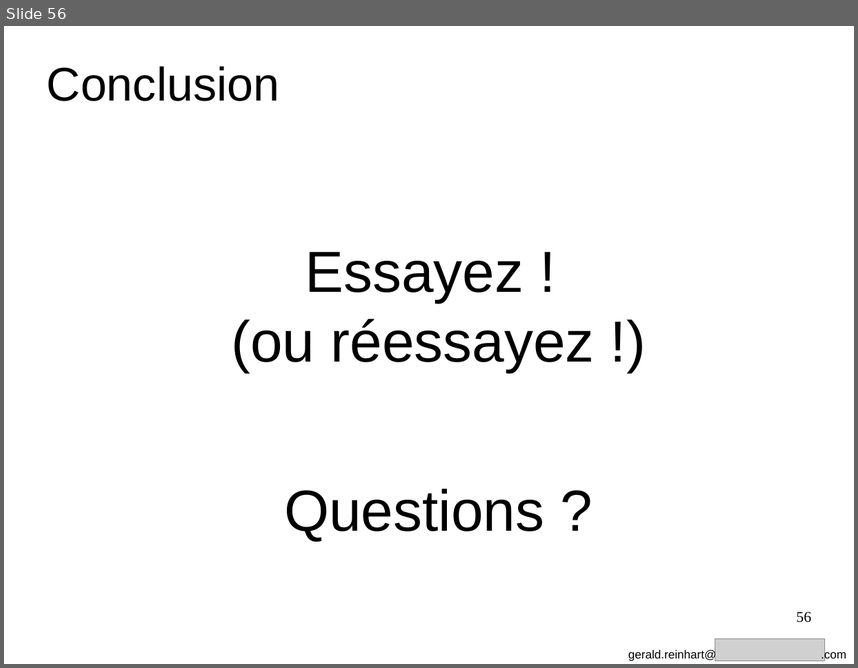
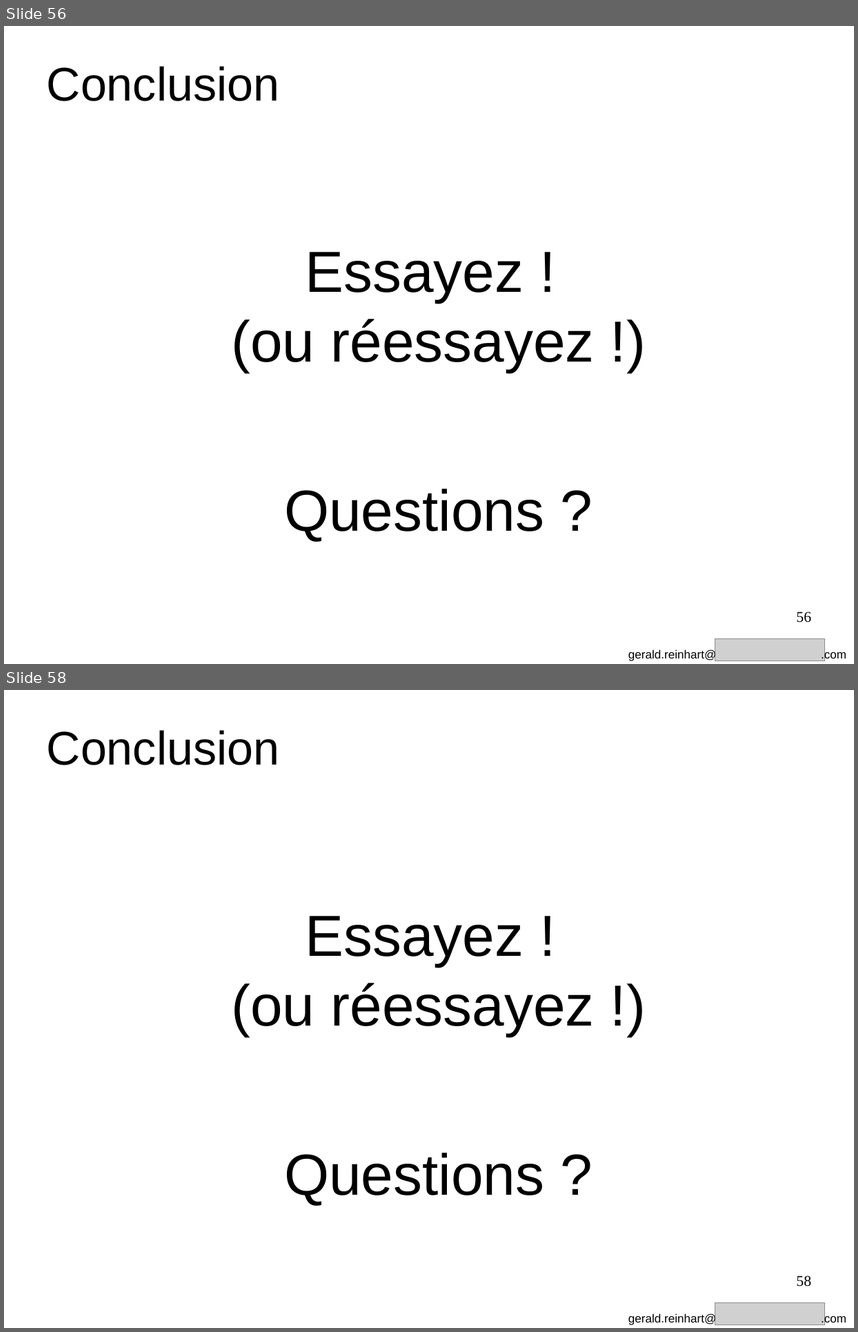
Before and after one commit to GeReinhart/dojo-bdd-library-ws-java, a slide deck: doc/BDD_presentation_agile_grenoble_2016.odp. Shown one above the other, each under a label of ours: slide 56 before the commit, slides 56 and 58 after it; the slides between them are not shown. The pictures are 858x668 and 858x1332 pixels, drawn with LibreOffice and Linux fonts; fonts in the diff are those of the drawing; grey boxes stand for pictures. Boxes give left, top, right and bottom in pixels: in the first picture for what was removed or moved away, otherwise in the second. Text is boxed around its words. In the diff, an @@ line names an element or a change of style, - is before the commit and + after.

```diff
--- a/doc/BDD_presentation_agile_grenoble_2016.odp
+++ b/doc/BDD_presentation_agile_grenoble_2016.odp
@@ slide 58 added at [4, 690, 854, 1328], background #FFFFFF @@
@@ text added at [47, 730, 280, 765], 44 pt, text #000000 @@
+Conclusion
@@ text added at [231, 916, 595, 1205], 54 pt, text #000000 @@
+Essayez !
+(ou réessayez !)
+Questions ?
@@ page number added at [796, 1275, 811, 1286], 14 pt, text #000000 @@
+58
@@ picture added at [715, 1303, 825, 1325] @@
@@ text added at [628, 1312, 846, 1325], 11 pt, text #000000 @@
+gerald.reinhart@ .com
```
Also in this commit, not shown: 1 other slide added, 1 other file.
